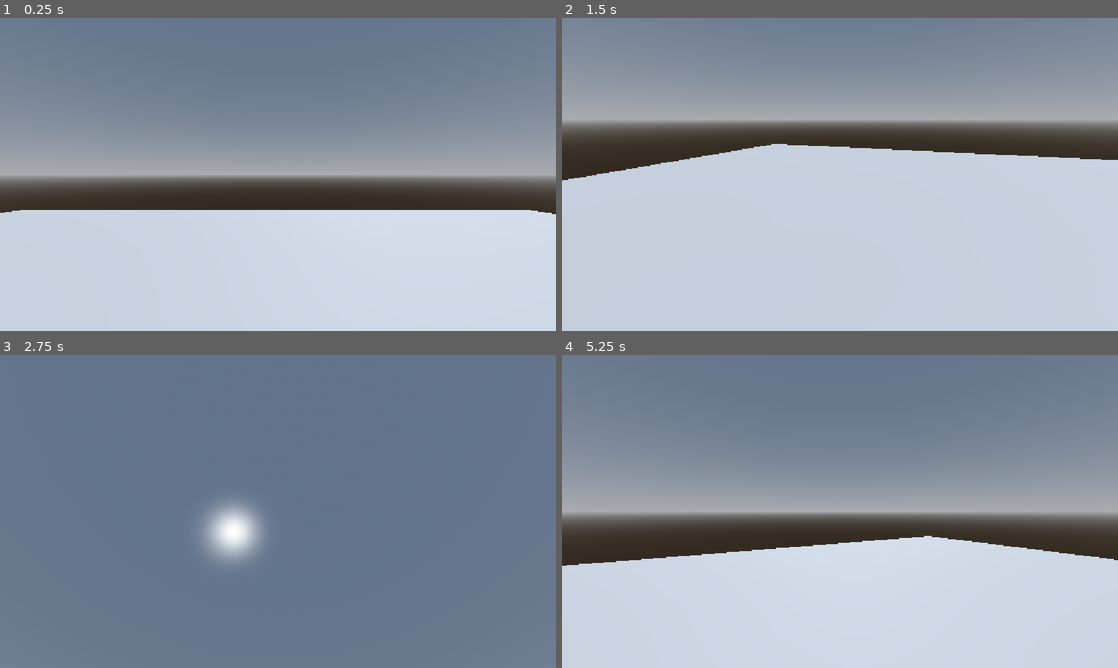
Above: before the commit, frames 1-4 (two rows, left to right).
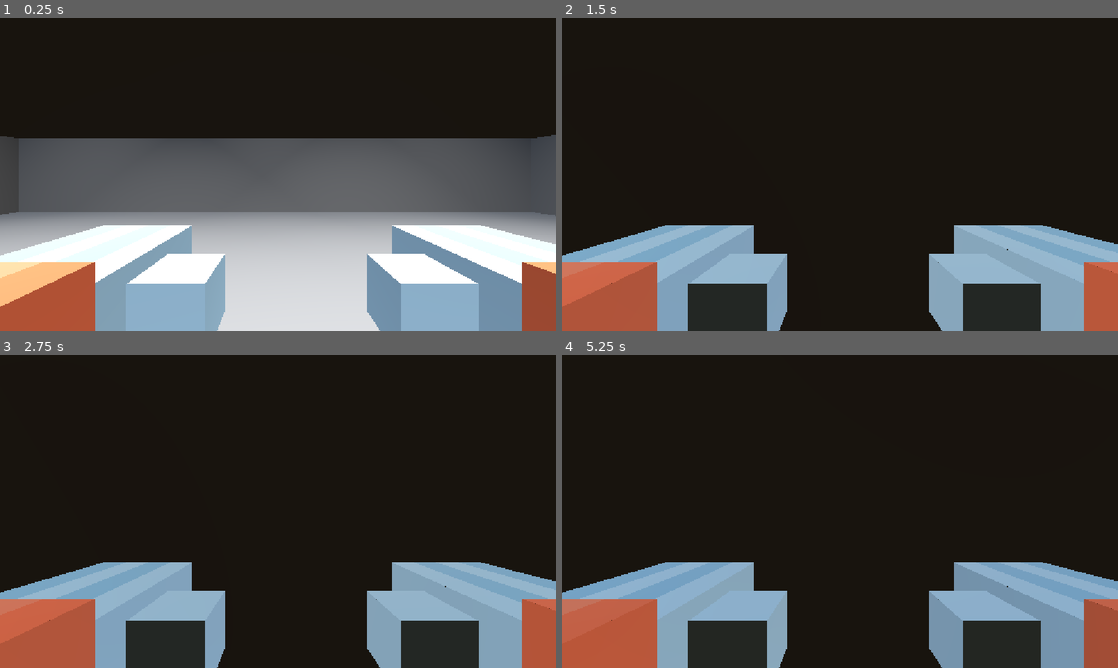
Above: after the commit, the same moments.

Repository: msoloho/Bouncy-Cooking
Game: Godot game, scene res://main.tscn
Two runs of this game, one before a commit and one after it. Both use one fixed random seed, a clock stepped at 60 frames per second and the inputs below.
Inputs (mouse positions are in pixels of both pictures, inside the frame that each line leads up to):
- Up to frame 1 (0.25 s): no input
- Up to frame 2 (1.5 s): tap Enter (ui_accept) at 0.5, 0.77 s; move the mouse to (962, 158) at 0.52 s; hold Right (ui_right) 0.53-1.28 s; move the mouse to (728, 190) at 1.27 s; hold Down (ui_down) from 1.28 s (still down)
- Up to frame 3 (2.75 s): tap Enter (ui_accept) at 1.52 s; move the mouse to (333, 442) at 2.02 s; release Down (ui_down) at 2.03 s; hold Right (ui_right) from 2.03 s (still down)
- Up to frame 4 (5.25 s): tap Enter (ui_accept) at 2.75, 3.02, 3.5, 3.77, 4.52 s; move the mouse to (812, 574) at 2.77 s; release Right (ui_right) at 2.78 s; hold Up (ui_up) 2.78-3.53 s; move the mouse to (1006, 558) at 3.52 s; hold Left (ui_left) 3.53-5.03 s; move the mouse to (673, 464) at 4.27 s; move the mouse to (867, 511) at 5.02 s; hold Down (ui_down) from 5.03 s (still down)

The runs differ from the first frame. In frame 1, 91% of the frame differs, in the area x 0-100%, y 0-100%; in frame 2, 100%; in frame 3, 100%; in frame 4, 100%.

Commit message:
added tomato and it bounces now

Diff:
--- a/bouncy-cooking/main.tscn
+++ b/bouncy-cooking/main.tscn
@@ -1,6 +1,8 @@
 [gd_scene format=3 uid="uid://cbiqe1p6lue44"]
 
 [ext_resource type="Script" uid="uid://b8drky6q5slo6" path="res://player.gd" id="1_ig7tw"]
+[ext_resource type="PackedScene" uid="uid://d0y1t8lo223o6" path="res://assets/3D models/Chef-hands.gltf" id="2_0xm2m"]
+[ext_resource type="PackedScene" uid="uid://c2r68lo3gh80s" path="res://assets/3D models/tomato.gltf" id="3_h2yge"]
 
 [sub_resource type="ProceduralSkyMaterial" id="ProceduralSkyMaterial_ig7tw"]
 sky_horizon_color = Color(0.66224277, 0.6717428, 0.6867428, 1)
@@ -13,6 +15,10 @@
 background_mode = 2
 sky = SubResource("Sky_0xm2m")
 
+[sub_resource type="PhysicsMaterial" id="PhysicsMaterial_7mycd"]
+friction = 0.0
+bounce = 1.0
+
 [sub_resource type="BoxMesh" id="BoxMesh_qu58w"]
 size = Vector3(37.48723, 0.5, 29.628784)
 
@@ -20,9 +26,32 @@
 size = Vector3(36.77002, 0.5, 29.647705)
 
 [sub_resource type="CapsuleMesh" id="CapsuleMesh_lxt76"]
+radius = 0.25
 height = 2.0214844
 
 [sub_resource type="CapsuleShape3D" id="CapsuleShape3D_lxt76"]
+
+[sub_resource type="BoxMesh" id="BoxMesh_if2el"]
+size = Vector3(0.6485596, 21.101318, 36.613586)
+
+[sub_resource type="BoxShape3D" id="BoxShape3D_lxt76"]
+size = Vector3(0.6505127, 10.007263, 29.147217)
+
+[sub_resource type="BoxShape3D" id="BoxShape3D_if2el"]
+size = Vector3(36.612488, 21.006836, 0.45458984)
+
+[sub_resource type="BoxShape3D" id="BoxShape3D_3ifht"]
+size = Vector3(0.6777344, 21.705933, 29.436615)
+
+[sub_resource type="BoxShape3D" id="BoxShape3D_i1ea1"]
+size = Vector3(36.772247, 21.45105, 0.829834)
+
+[sub_resource type="PhysicsMaterial" id="PhysicsMaterial_1bvp3"]
+friction = 0.0
+bounce = 1.0
+
+[sub_resource type="SphereShape3D" id="SphereShape3D_lxt76"]
+radius = 0.54373664
 
 [node name="Main" type="Node3D" unique_id=1000941574]
 
@@ -35,15 +64,27 @@
 
 [node name="FLOOR" type="StaticBody3D" parent="." unique_id=812421201]
 transform = Transform3D(1, 0, 0, 0, 1, 0, 0, 0, 1, 0, -0.25, 0)
+physics_material_override = SubResource("PhysicsMaterial_7mycd")
 
 [node name="MeshInstance3D" type="MeshInstance3D" parent="FLOOR" unique_id=1673982379]
-transform = Transform3D(1, 0, 0, 0, 1, 0, 0, 0, 1, -0.18887377, 0.08445215, -0.18002987)
+transform = Transform3D(1, 0, 0, 0, 1, 0, 0, 0, 1, -0.17791748, 0.07249415, -0.18620062)
 mesh = SubResource("BoxMesh_qu58w")
 
 [node name="CollisionShape3D" type="CollisionShape3D" parent="FLOOR" unique_id=859566245]
 transform = Transform3D(1, 0, 0, 0, 1, 0, 0, 0, 1, 0.08325195, 0.25, -0.111450195)
 shape = SubResource("BoxShape3D_7dm0k")
 
+[node name="Ceiling" type="StaticBody3D" parent="." unique_id=1163009186]
+transform = Transform3D(1, 0, 0, 0, 1, 0, 0, 0, 1, 0, -0.25, 0)
+
+[node name="MeshInstance3D2" type="MeshInstance3D" parent="Ceiling" unique_id=2138474988]
+transform = Transform3D(1, 0, 0, 0, 1, 0, 0, 0, 1, -0.1958859, 5.7799153, -0.14889812)
+mesh = SubResource("BoxMesh_qu58w")
+
+[node name="CollisionShape3D" type="CollisionShape3D" parent="Ceiling" unique_id=14732448]
+transform = Transform3D(1, 0, 0, 0, 1, 0, 0, 0, 1, 0.08325195, 0.25, -0.111450195)
+shape = SubResource("BoxShape3D_7dm0k")
+
 [node name="Player" type="CharacterBody3D" parent="." unique_id=312491071]
 script = ExtResource("1_ig7tw")
 
@@ -58,7 +99,111 @@
 [node name="Camera3D" type="Camera3D" parent="Player" unique_id=1001712635]
 transform = Transform3D(1, 0, 0, 0, 1, 0, 0, 0, 1, 0, 2.7411985, 0)
 
-[node name="SpotLight3D" type="SpotLight3D" parent="." unique_id=1455459144]
-transform = Transform3D(1, 0, 0, 0, 1, 0, 0, 0, 1, 0, 20.387156, 0)
-light_energy = 9.396
-spot_range = 100.0
+[node name="gloves" parent="Player/Camera3D" unique_id=1342533134 instance=ExtResource("2_0xm2m")]
+transform = Transform3D(1, 0, 0, 0, 1, 0, 0, 0, 1, 0.008209467, -0.48734665, -0.38752273)
+
+[node name="Light" type="SpotLight3D" parent="." unique_id=1455459144]
+transform = Transform3D(1, 0, 0, 0, -4.371139e-08, 1, 0, -1, -4.371139e-08, 0, 17.82075, -4.3674726)
+light_energy = 16.0
+distance_fade_enabled = true
+distance_fade_begin = 4096.0
+spot_range = 100.0
+metadata/_edit_group_ = true
+
+[node name="Light4" type="SpotLight3D" parent="." unique_id=1114805100]
+transform = Transform3D(1, 0, 0, 0, -4.371139e-08, 1, 0, -1, -4.371139e-08, 0, 17.82075, 4.406396)
+light_energy = 16.0
+distance_fade_enabled = true
+distance_fade_begin = 4096.0
+spot_range = 100.0
+metadata/_edit_group_ = true
+
+[node name="Light2" type="SpotLight3D" parent="." unique_id=561833225]
+transform = Transform3D(1, 0, 0, 0, -4.371139e-08, 1, 0, -1, -4.371139e-08, 10.335958, 17.82075, -4.3674726)
+light_energy = 16.0
+distance_fade_enabled = true
+distance_fade_begin = 4096.0
+spot_range = 100.0
+metadata/_edit_group_ = true
+
+[node name="Light6" type="SpotLight3D" parent="." unique_id=730791626]
+transform = Transform3D(1, 0, 0, 0, -4.371139e-08, 1, 0, -1, -4.371139e-08, 10.335958, 17.82075, 4.8091955)
+light_energy = 16.0
+distance_fade_enabled = true
+distance_fade_begin = 4096.0
+spot_range = 100.0
+metadata/_edit_group_ = true
+
+[node name="Light3" type="SpotLight3D" parent="." unique_id=1934215950]
+transform = Transform3D(1, 0, 0, 0, -4.371139e-08, 1, 0, -1, -4.371139e-08, -12.610717, 17.82075, -4.3674726)
+light_energy = 16.0
+distance_fade_enabled = true
+distance_fade_begin = 4096.0
+spot_range = 100.0
+metadata/_edit_group_ = true
+
+[node name="Light5" type="SpotLight3D" parent="." unique_id=1464834216]
+transform = Transform3D(1, 0, 0, 0, -4.371139e-08, 1, 0, -1, -4.371139e-08, -12.610717, 17.82075, 4.4390497)
+light_energy = 16.0
+distance_fade_enabled = true
+distance_fade_begin = 4096.0
+spot_range = 100.0
+metadata/_edit_group_ = true
+
+[node name="Wall" type="StaticBody3D" parent="." unique_id=1737873007]
+transform = Transform3D(1, 0, 0, 0, 1, 0, 0, 0, 1, 0, 4.153984, 0)
+
+[node name="MeshInstance3D" type="MeshInstance3D" parent="Wall" unique_id=150685891]
+transform = Transform3D(1, 0, 0, 0, 1, 0, 0, 0, 1, -18.595772, 6.4599895, -0.15470028)
+mesh = SubResource("BoxMesh_if2el")
+
+[node name="CollisionShape3D" type="CollisionShape3D" parent="Wall" unique_id=1482924300]
+transform = Transform3D(0.9999847, 0, 0.0055298265, 0, 1, 0, -0.0055298265, 0, 0.9999847, -18.615015, 0.34964752, -0.70422316)
+shape = SubResource("BoxShape3D_lxt76")
+
+[node name="Wall2" type="StaticBody3D" parent="." unique_id=291227165]
+transform = Transform3D(1, 0, 0, 0, 1, 0, 0, 0, 1, 0, 4.153984, 0)
+
+[node name="MeshInstance3D2" type="MeshInstance3D" parent="Wall2" unique_id=1855365649]
+transform = Transform3D(-4.371139e-08, 0, 1, 0, 1, 0, -1, 0, -4.371139e-08, -0.48191357, 6.464487, -14.69807)
+mesh = SubResource("BoxMesh_if2el")
+
+[node name="CollisionShape3D" type="CollisionShape3D" parent="Wall2" unique_id=41313036]
+transform = Transform3D(1, 0, 0, 0, 1, 0, 0, 0, 1, -0.36935425, 6.5425873, -14.727189)
+shape = SubResource("BoxShape3D_if2el")
+
+[node name="Wall3" type="StaticBody3D" parent="." unique_id=2127348692]
+transform = Transform3D(1, 0, 0, 0, 1, 0, 0, 0, 1, 0, 4.153984, 0)
+
+[node name="MeshInstance3D3" type="MeshInstance3D" parent="Wall3" unique_id=1308728249]
+transform = Transform3D(1, 0, 0, 0, 1, 0, 0, 0, 1, 18.211967, 6.4622383, -0.20686054)
+mesh = SubResource("BoxMesh_if2el")
+
+[node name="CollisionShape3D" type="CollisionShape3D" parent="Wall3" unique_id=2031186117]
+transform = Transform3D(1, 0, 0, 0, 1, 0, 0, 0, 1, 18.21129, 6.1989822, -0.16108704)
+shape = SubResource("BoxShape3D_3ifht")
+
+[node name="Wall4" type="StaticBody3D" parent="." unique_id=672005507]
+transform = Transform3D(1, 0, 0, 0, 1, 0, 0, 0, 1, 0, 4.153984, 0)
+
+[node name="MeshInstance3D4" type="MeshInstance3D" parent="Wall4" unique_id=1483668243]
+transform = Transform3D(-4.371139e-08, 0, 1, 0, 1, 0, -1, 0, -4.371139e-08, -0.48191357, 6.464487, 14.197591)
+mesh = SubResource("BoxMesh_if2el")
+
+[node name="CollisionShape3D" type="CollisionShape3D" parent="Wall4" unique_id=476574789]
+transform = Transform3D(1, 0, 0, 0, 1, 0, 0, 0, 1, -0.30241394, 6.436385, 14.278954)
+shape = SubResource("BoxShape3D_i1ea1")
+
+[node name="RigidBody3D" type="RigidBody3D" parent="." unique_id=1141108055]
+transform = Transform3D(1, 0, 0, 0, 1, 0, 0, 0, 1, 2.7810545, 1.6213737, 0)
+mass = 0.001
+physics_material_override = SubResource("PhysicsMaterial_1bvp3")
+linear_damp_mode = 1
+angular_damp_mode = 1
+
+[node name="CollisionShape3D" type="CollisionShape3D" parent="RigidBody3D" unique_id=1013695417]
+transform = Transform3D(1, 0, 0, 0, 0.7, 0, 0, 0, 1, -0.020720005, 0.28872085, 0)
+shape = SubResource("SphereShape3D_lxt76")
+
+[node name="tomato" parent="RigidBody3D" unique_id=1066163281 instance=ExtResource("3_h2yge")]
+transform = Transform3D(1, 0, 0, 0, 1, 0, 0, 0, 1, 0, -0.28976607, 0)
--- a/bouncy-cooking/player.gd
+++ b/bouncy-cooking/player.gd
@@ -1,6 +1,6 @@
 extends CharacterBody3D
 
-const SPEED = 5.0
+const SPEED = 7.0
 const JUMP_VELOCITY = 4.5
 
 var look_dir: Vector2
@@ -44,7 +44,7 @@
 	if event is InputEventMouseMotion: look_dir = event.relative * 0.01
 
 func _camera_rotate(delta: float, sens_mod: float = 1.0):
-	var input = Input.get_vector("look_left", "look_right", "look_down", "look_up")
+	var input = Input.get_vector("ui_left", "ui_right", "ui_down", "ui_up")
 	look_dir += input
 	rotation.y -= look_dir.x * camera_sens * delta
 	camera.rotation.x = clamp(camera.rotation.x - look_dir.y * camera_sens * sens_mod * delta, -1.5, 1.5)
Not shown, added: bouncy-cooking/assets/3D models/ActiveStovetop.gltf
Not shown, added: bouncy-cooking/assets/3D models/ActiveStovetop.gltf.import
Binary file added: bouncy-cooking/assets/3D models/ActiveStovetop_0.png
Not shown, added: bouncy-cooking/assets/3D models/ActiveStovetop_0.png.import
Renamed: bouncy-cooking/assets/textures/Chef-hands.gltf -> bouncy-cooking/assets/3D models/Chef-hands.gltf
Not shown, added: bouncy-cooking/assets/3D models/Chef-hands.gltf.import
Binary file added: bouncy-cooking/assets/3D models/Chef-hands_0.png
Not shown, added: bouncy-cooking/assets/3D models/Chef-hands_0.png.import
Not shown, added: bouncy-cooking/assets/3D models/Stovetop.gltf
Not shown, added: bouncy-cooking/assets/3D models/Stovetop.gltf.import
Binary file added: bouncy-cooking/assets/3D models/Stovetop_0.png
Not shown, added: bouncy-cooking/assets/3D models/Stovetop_0.png.import
(and 36 more such lines)
